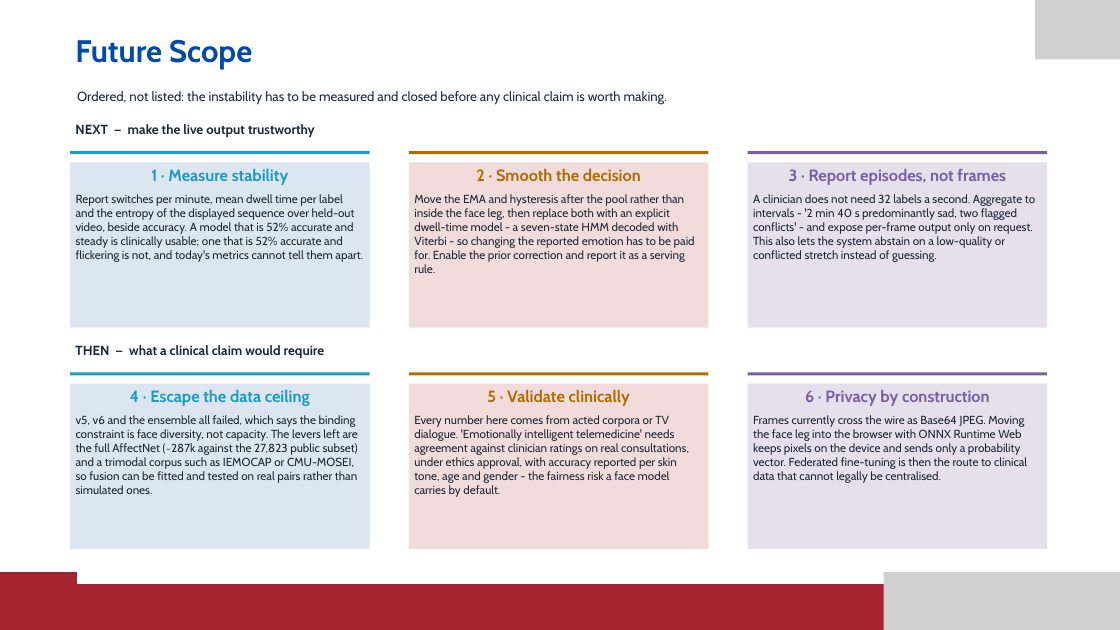
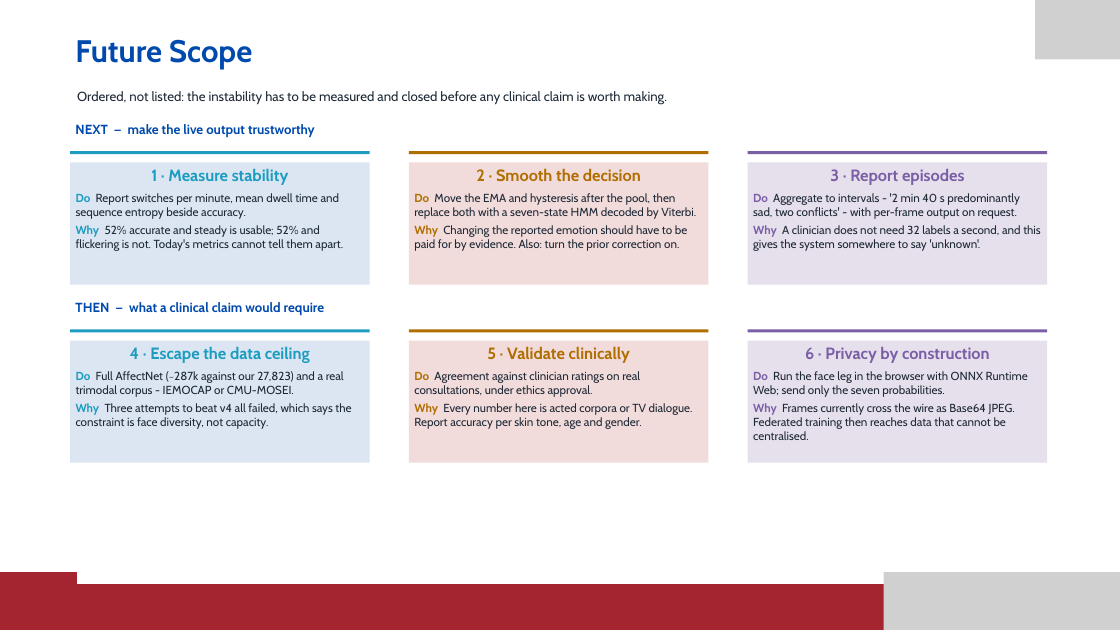
Before and after one commit to Piyushchy/Fyp-project, a slide deck: slide 23 of presentation/Sept_eval_1_multimodal.pptx (slide 22 before the commit). Drawn at 1120x630 pixels with LibreOffice and Linux fonts; fonts in the diff are those of the drawing; grey boxes stand for pictures. Boxes give left, top, right and bottom in pixels: in the first picture for what was removed or moved away, otherwise in the second. Text is boxed around its words. In the diff, an @@ line names an element or a change of style, - is before the commit and + after.

```diff
--- a/presentation/Sept_eval_1_multimodal.pptx
+++ b/presentation/Sept_eval_1_multimodal.pptx
@@ text "NEXT — make the live ..." at (x1=75, y1=124, x2=315, y2=138): text colour #1E2936 to #004AAD @@
@@ rectangle "1 · Measure stability" resized from (x1=70, y1=162, x2=370, y2=328) to (x1=70, y1=162, x2=370, y2=284) @@
@@ rectangle "2 · Smooth the decision" resized from (x1=409, y1=162, x2=708, y2=328) to (x1=409, y1=162, x2=708, y2=284) @@
@@ rectangle "3 · Report episodes" resized from (x1=748, y1=162, x2=1047, y2=328) to (x1=748, y1=162, x2=1047, y2=284) @@
@@ text in rectangle at (x1=753, y1=169, x2=1041, y2=251): text changed @@
-3 · Report episodes, not frames
-A clinician does not need 32 labels a second. Aggregate to intervals - '2 min 40 s predominantly sad, two flagged conflicts' - and expose per-frame output only on request. This also lets the system abstain on a low-quality or conflicted stretch instead of guessing.
+3 · Report episodes
+Do Aggregate to intervals - '2 min 40 s predominantly sad, two conflicts' - with per-frame output on request.
+Why A clinician does not need 32 labels a second, and this gives the system somewhere to say 'unknown'.
@@ text in rectangle at (x1=76, y1=193, x2=343, y2=251): text changed @@
-Report switches per minute, mean dwell time per label and the entropy of the displayed sequence over held-out video, beside accuracy. A model that is 52% accurate and steady is clinically usable; one that is 52% accurate and flickering is not, and today's metrics cannot tell them apart.
+Do Report switches per minute, mean dwell time and sequence entropy beside accuracy.
+Why 52% accurate and steady is usable; 52% and flickering is not. Today's metrics cannot tell them apart.
@@ text in rectangle at (x1=414, y1=193, x2=696, y2=251): text changed @@
-Move the EMA and hysteresis after the pool rather than inside the face leg, then replace both with an explicit dwell-time model - a seven-state HMM decoded with Viterbi - so changing the reported emotion has to be paid for. Enable the prior correction and report it as a serving rule.
+Do Move the EMA and hysteresis after the pool, then replace both with a seven-state HMM decoded by Viterbi.
+Why Changing the reported emotion should have to be paid for by evidence. Also: turn the prior correction on.
@@ text "THEN — what a clinical ..." at (x1=75, y1=302, x2=325, y2=316): text colour #1E2936 to #004AAD @@
@@ 3 rectangles, 1 text moved together from (x1=70, y1=345, x2=1047, y2=376) to (x1=70, y1=302, x2=1047, y2=333) @@
@@ rectangle "4 · Escape the data ..." resized from (x1=70, y1=384, x2=370, y2=549) to (x1=70, y1=340, x2=370, y2=463) @@
@@ rectangle "5 · Validate clinically" resized from (x1=409, y1=384, x2=708, y2=549) to (x1=409, y1=340, x2=708, y2=463) @@
@@ rectangle "6 · Privacy by construction" resized from (x1=748, y1=384, x2=1047, y2=549) to (x1=748, y1=340, x2=1047, y2=463) @@
@@ text in rectangle at (x1=76, y1=371, x2=351, y2=429): text changed @@
-v5, v6 and the ensemble all failed, which says the binding constraint is face diversity, not capacity. The levers left are the full AffectNet (~287k against the 27,823 public subset) and a trimodal corpus such as IEMOCAP or CMU-MOSEI, so fusion can be fitted and tested on real pairs rather than simulated ones.
+Do Full AffectNet (~287k against our 27,823) and a real trimodal corpus - IEMOCAP or CMU-MOSEI.
+Why Three attempts to beat v4 all failed, which says the constraint is face diversity, not capacity.
@@ text in rectangle at (x1=414, y1=371, x2=693, y2=429): text changed @@
-Every number here comes from acted corpora or TV dialogue. 'Emotionally intelligent telemedicine' needs agreement against clinician ratings on real consultations, under ethics approval, with accuracy reported per skin tone, age and gender - the fairness risk a face model carries by default.
+Do Agreement against clinician ratings on real consultations, under ethics approval.
+Why Every number here is acted corpora or TV dialogue. Report accuracy per skin tone, age and gender.
@@ text in rectangle at (x1=753, y1=371, x2=1028, y2=440): text changed @@
-Frames currently cross the wire as Base64 JPEG. Moving the face leg into the browser with ONNX Runtime Web keeps pixels on the device and sends only a probability vector. Federated fine-tuning is then the route to clinical data that cannot legally be centralised.
+Do Run the face leg in the browser with ONNX Runtime Web; send only the seven probabilities.
+Why Frames currently cross the wire as Base64 JPEG. Federated training then reaches data that cannot be centralised.
```
Also in this commit, not shown: 3 other slides changed, 1 slide added, 4 other files.
